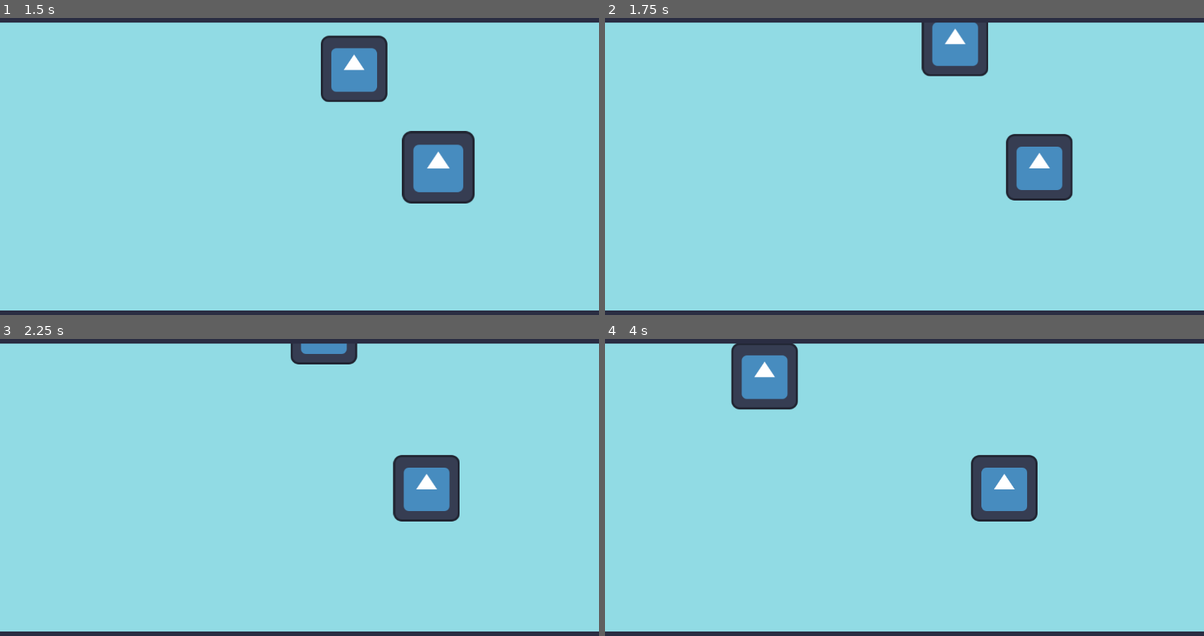
Above: before the commit, frames 1-4 (two rows, left to right).
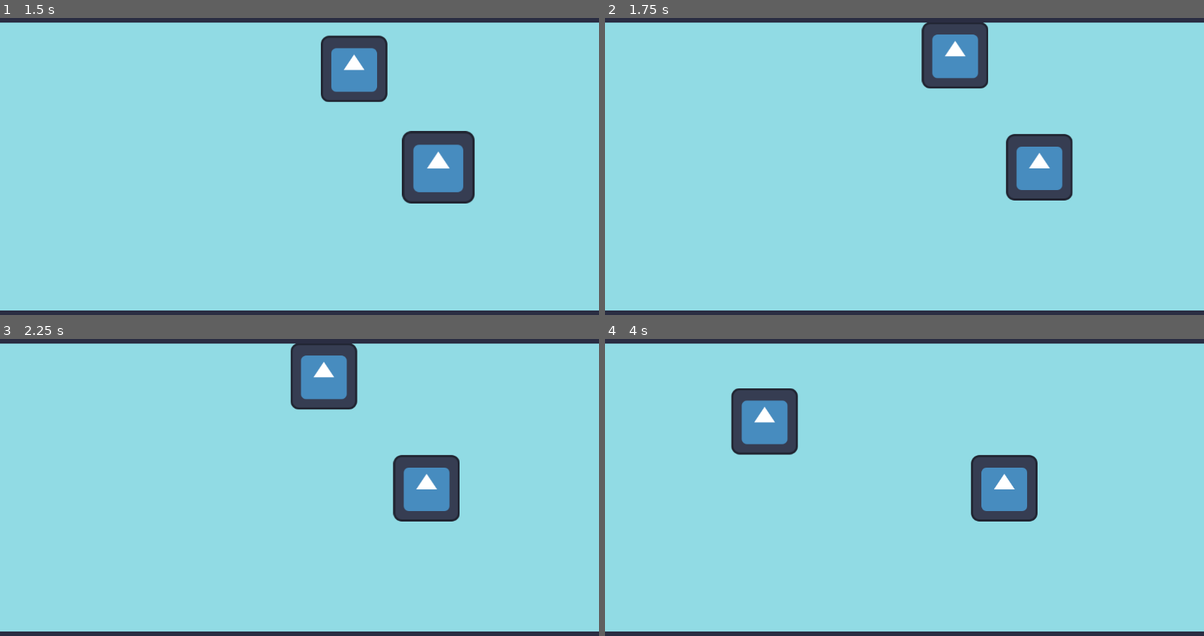
Above: after the commit, the same moments.

Repository: les-brows/la-boucle-musicale
Game: Godot game, scene res://MainScene.tscn
Same seed, same stepped clock (60 frames per second), same inputs: the game is played once before the commit and once after it. The engine's default icon, where the game draws it, is replaced by a stand-in: a white triangle on a blue panel in a dark square.
Inputs (mouse positions are in pixels of both pictures, inside the frame that each line leads up to):
- Up to frame 1 (1.5 s): move the mouse to (269, 231) at 0.52 s; hold W (player1_up) from 0.53 s (still down); right-click (269, 231) at 0.6 s; move the mouse to (479, 216) at 1.27 s; right-click (479, 216) at 1.35 s
- Up to frame 2 (1.75 s): keep holding W (player1_up)
- Up to frame 3 (2.25 s): move the mouse to (119, 437) at 2.02 s; release W (player1_up) at 2.03 s; hold A (player1_left) from 2.03 s (still down); right-click (119, 437) at 2.1 s
- Up to frame 4 (4 s): move the mouse to (934, 487) at 2.77 s; right-click (934, 487) at 2.85 s; move the mouse to (814, 401) at 3.52 s; release A (player1_left) at 3.53 s; hold S (player1_down) from 3.53 s (still down); right-click (814, 401) at 3.6 s

Frame 1 is identical in both runs. In frame 2, 1.3% of the frame differs, in the area x 52-64%, y 1-24%; in frame 3, 2.3%; in frame 4, 4.0%, in the area x 21-33%, y 1-40%.

Commit message:
Add Collision player + enemies

Diff:
--- a/Levels/LevelPortion.tscn
+++ b/Levels/LevelPortion.tscn
@@ -1,9 +1,9 @@
 [gd_scene load_steps=10 format=3 uid="uid://b4kkgf7hiq23o"]
 
-[ext_resource type="Script" uid="uid://bbing3mmiavan" path="res://Levels/level_portion.gd" id="1_c5xfk"]
+[ext_resource type="Script" uid="uid://cw5jmm5fg3u41" path="res://Levels/level_portion.gd" id="1_c5xfk"]
 
-[sub_resource type="RectangleShape2D" id="RectangleShape2D_4jlm8"]
-size = Vector2(76.1049, 61.3333)
+[sub_resource type="RectangleShape2D" id="RectangleShape2D_c5xfk"]
+size = Vector2(5008, 47)
 
 [sub_resource type="Gradient" id="Gradient_fh0lb"]
 offsets = PackedFloat32Array(1)
@@ -33,28 +33,30 @@
 [node name="LevelPortion" type="Node2D"]
 script = ExtResource("1_c5xfk")
 
-[node name="TopWall" type="Area2D" parent="."]
+[node name="TopWall2" type="StaticBody2D" parent="."]
+collision_mask = 6
 
-[node name="CollisionShape2D" type="CollisionShape2D" parent="TopWall"]
-position = Vector2(2509.25, 20)
-scale = Vector2(65.551, 0.75)
-shape = SubResource("RectangleShape2D_4jlm8")
+[node name="CollisionShape2D" type="CollisionShape2D" parent="TopWall2"]
+position = Vector2(2506, 19.5)
+scale = Vector2(1, 1)
+shape = SubResource("RectangleShape2D_c5xfk")
 
-[node name="Sprite2D" type="Sprite2D" parent="TopWall"]
-position = Vector2(2505.18, 20)
+[node name="Sprite2D" type="Sprite2D" parent="TopWall2/CollisionShape2D"]
+position = Vector2(-0.820068, 0.500004)
 scale = Vector2(78.338, 0.75)
 texture = SubResource("GradientTexture2D_c5xfk")
 
-[node name="BottomWall" type="Area2D" parent="."]
+[node name="BottomWall2" type="StaticBody2D" parent="."]
+collision_mask = 6
 
-[node name="CollisionShape2D" type="CollisionShape2D" parent="BottomWall"]
+[node name="CollisionShape2D" type="CollisionShape2D" parent="BottomWall2"]
 position = Vector2(2502.5, 623)
 scale = Vector2(65.551, 0.75)
 shape = SubResource("RectangleShape2D_krkaj")
 
-[node name="Sprite2D" type="Sprite2D" parent="BottomWall"]
-position = Vector2(2500.66, 623)
-scale = Vector2(78.2292, 0.749999)
+[node name="Sprite2D" type="Sprite2D" parent="BottomWall2/CollisionShape2D"]
+position = Vector2(-0.0280685, 0)
+scale = Vector2(1.19341, 0.999999)
 texture = SubResource("GradientTexture2D_c5xfk")
 
 [node name="Ground" type="Node2D" parent="."]
@@ -66,11 +68,13 @@
 texture = SubResource("GradientTexture2D_insk8")
 
 [node name="MiddleLine" type="Area2D" parent="Ground"]
+collision_mask = 2
 
 [node name="CollisionShape2D" type="CollisionShape2D" parent="Ground/MiddleLine"]
 shape = SubResource("SegmentShape2D_f2jbj")
 
 [node name="EndLine" type="Area2D" parent="Ground"]
+collision_mask = 2
 
 [node name="CollisionShape2D" type="CollisionShape2D" parent="Ground/EndLine"]
 shape = SubResource("SegmentShape2D_c5xfk")
--- a/Objects/Enemies/Shooter.tscn
+++ b/Objects/Enemies/Shooter.tscn
@@ -1,10 +1,21 @@
-[gd_scene load_steps=3 format=3 uid="uid://b5w0jynn6mkxk"]
+[gd_scene load_steps=4 format=3 uid="uid://b5w0jynn6mkxk"]
 
-[ext_resource type="Script" uid="uid://xuedu7nokxvq" path="res://Objects/Enemies/shooter.gd" id="1_8c5hv"]
+[ext_resource type="Script" uid="uid://c5c2bebshnq4c" path="res://Objects/Enemies/shooter.gd" id="1_8c5hv"]
 [ext_resource type="Texture2D" uid="uid://bqyrux3e3tys5" path="res://icon.svg" id="2_bweyu"]
+
+[sub_resource type="RectangleShape2D" id="RectangleShape2D_bweyu"]
+size = Vector2(128, 125)
 
 [node name="Shooter" type="Node2D"]
 script = ExtResource("1_8c5hv")
 
-[node name="Sprite2D" type="Sprite2D" parent="."]
+[node name="Shooter Collision" type="Area2D" parent="."]
+collision_layer = 4
+collision_mask = 2
+
+[node name="CollisionShape2D" type="CollisionShape2D" parent="Shooter Collision"]
+position = Vector2(1, 0.5)
+shape = SubResource("RectangleShape2D_bweyu")
+
+[node name="Sprite2D" type="Sprite2D" parent="Shooter Collision"]
 texture = ExtResource("2_bweyu")
--- a/Objects/Player/Player.tscn
+++ b/Objects/Player/Player.tscn
@@ -8,6 +8,8 @@
 size = Vector2(130, 128)
 
 [node name="Player" type="CharacterBody2D" node_paths=PackedStringArray("inputManagerNode")]
+collision_layer = 2
+collision_mask = 5
 script = ExtResource("1_we6tp")
 inputManagerNode = NodePath("InputManager")
 
--- a/Objects/Player/player.gd
+++ b/Objects/Player/player.gd
@@ -51,4 +51,4 @@
 
 func _on_player_shoot() -> void:
 	#TODO
-	var i=0
+	pass
--- a/project.godot
+++ b/project.godot
@@ -52,6 +52,12 @@
 ]
 }
 
+[layer_names]
+
+2d_render/layer_1="wall"
+2d_render/layer_2="player"
+2d_render/layer_3="enemies"
+
 [rendering]
 
 renderer/rendering_method="gl_compatibility"
